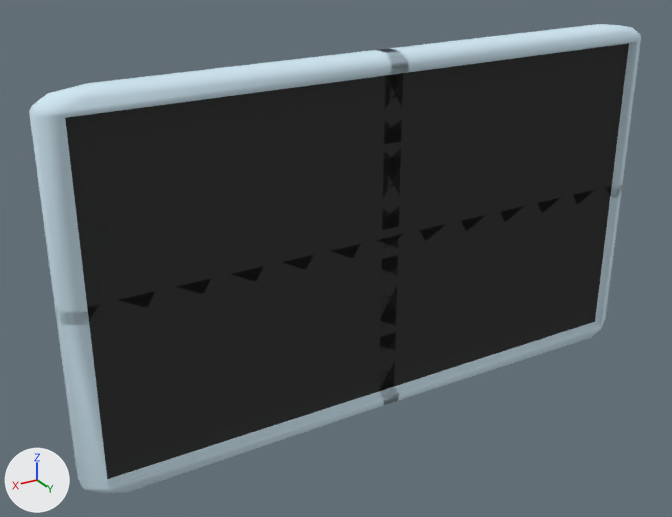
Two versions of the Blender file Blender_Models/TV.blend, one commit apart.
Camera for both pictures: a camera (50 mm lens) standing at (3.076, 4.497, 2.161) and looking at (0.351, -0.045, -0.11). The axes (+X, +Y, +Z) are drawn at lower left. The lights are the same throughout.

The scene before the commit, as lines of its bpy script (objects in view):
```python
mat_screen = diffuse_material('Screen')
mat_screen.base_color = (0.042, 0.042, 0.042)  # black #3a3a3a
me_cube = bpy.data.meshes.new('Cube')
me_cube.from_pydata(...)  # 132 vertices, 96 faces; spans x -2.01..2.01, y -0.06..0.19, z -1.16..1.16
# faces by material slot: [92, 4]
me_cube.materials.append(mat_material)  # white #d1e8f3
me_cube.materials.append(mat_screen)  # black #3a3a3a
ob_cube = bpy.data.objects.new('Cube', me_cube)
ob_cube.location = (0.074, 0.0, 0.0)
```
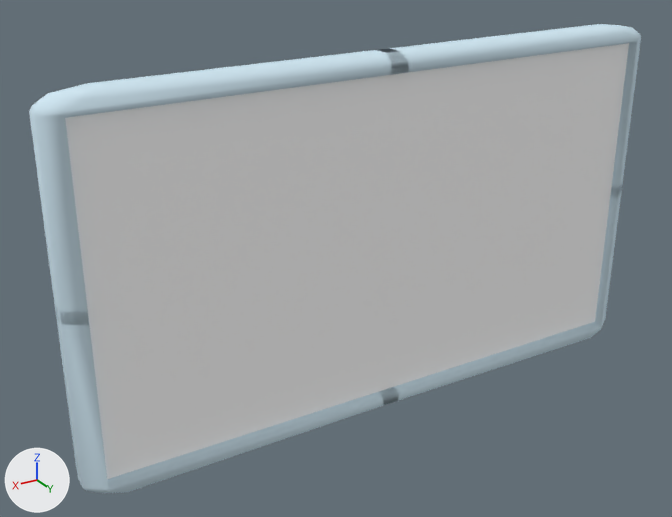
Pixel boxes [x1, y1, x2, y2] of what changed, in the pictures (672 x 517 px):
```json
{"object": "Cube", "change": "recoloured", "before": [61, 40, 632, 482], "after": [61, 40, 632, 482], "on screen": "black to white"}
```

Edits to the scene script, one JSON object a line:
```json
{"op": "set", "path": "mat_screen.base_color", "old": "(0.042, 0.042, 0.042)", "new": "(1.0, 1.0, 1.0)", "note": "black #3a3a3a -> white #ffffff"}
```
